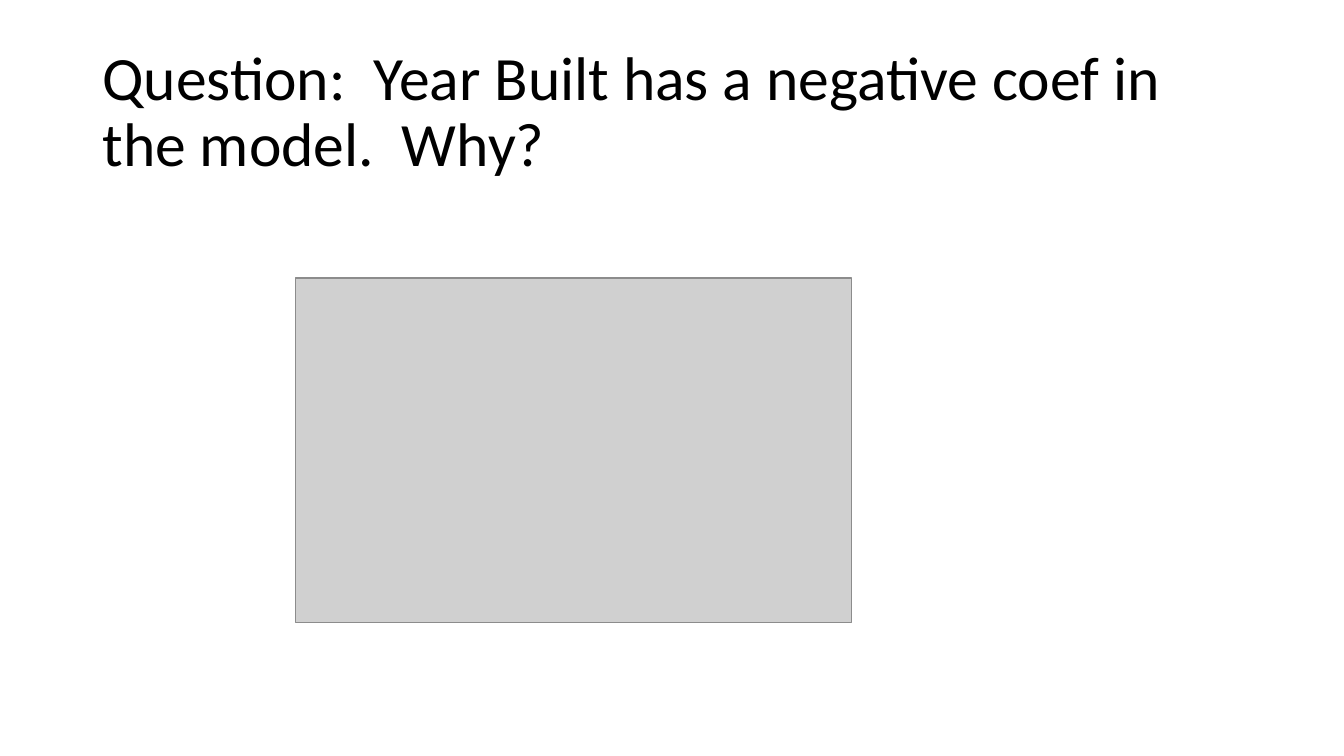
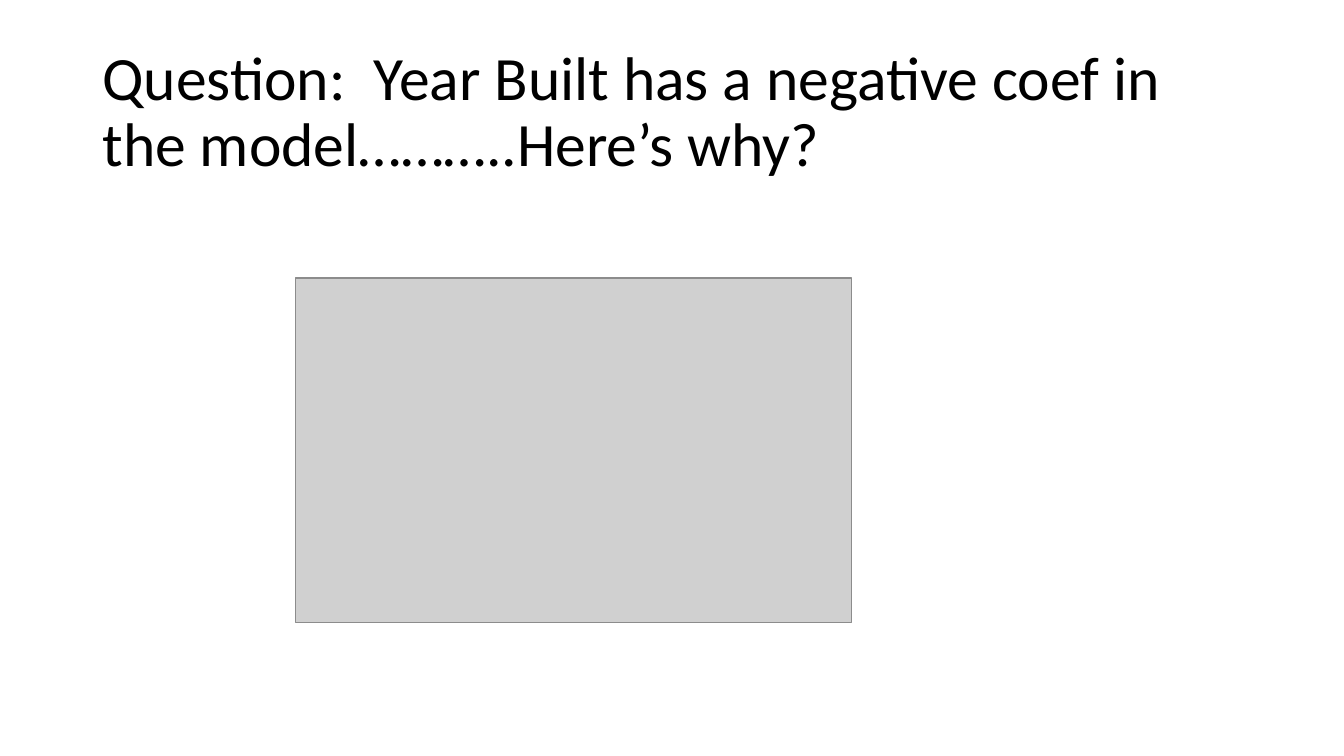
Before and after one commit to joewebb11/dsc-1-final-project-online-ds-pt-112618, a slide deck: slide 9 of Presentation.pptx. Drawn at 1344x756 pixels with LibreOffice and Linux fonts; fonts in the diff are those of the drawing; grey boxes stand for pictures. Boxes give left, top, right and bottom in pixels: in the first picture for what was removed or moved away, otherwise in the second. Text is boxed around its words. In the diff, an @@ line names an element or a change of style, - is before the commit and + after.

```diff
--- a/Presentation.pptx
+++ b/Presentation.pptx
@@ title at [102,57,1159,176]: text changed @@
-Question: Year Built has a negative coef in the model. Why?
+Question: Year Built has a negative coef in the model………..Here’s why?
```
Also in this commit, not shown: 3 other slides changed, 2 other files.
